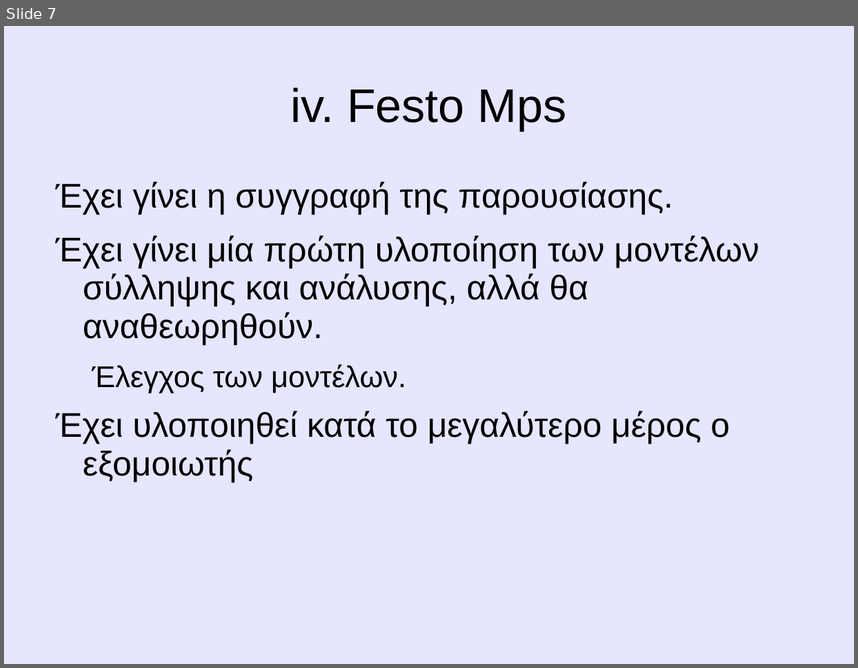
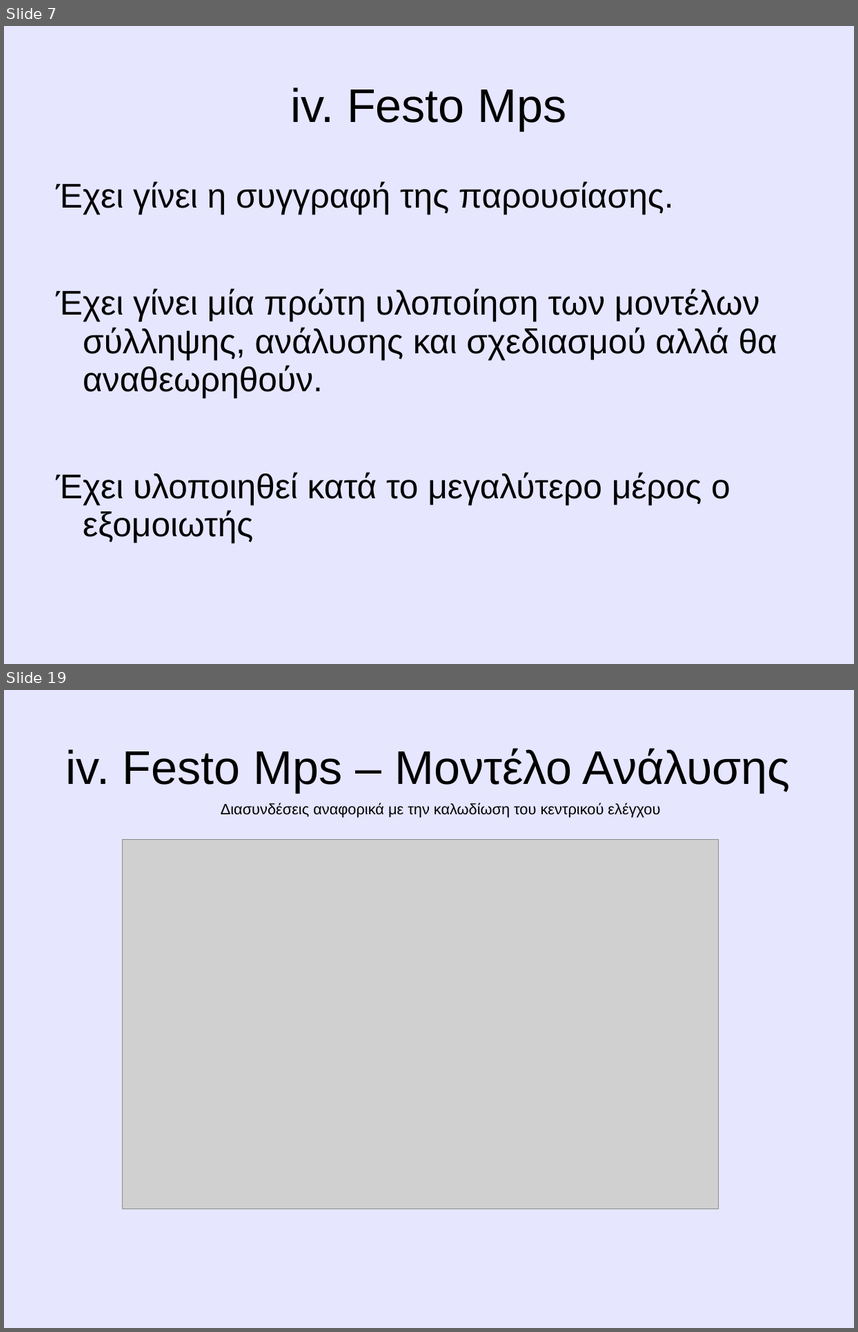
Before and after one commit to amolofos/Thesis, a slide deck: Παρουσίαση/ΠαρουσίασηΔιπλωματικής[08-2012].ppt. Shown one above the other, each under a label of ours: slide 7 before the commit, slides 7 and 19 after it; the slides between them are not shown. The pictures are 858x668 and 858x1332 pixels, drawn with LibreOffice and Linux fonts; fonts in the diff are those of the drawing; grey boxes stand for pictures. Boxes give left, top, right and bottom in pixels: in the first picture for what was removed or moved away, otherwise in the second. Text is boxed around its words. In the diff, an @@ line names an element or a change of style, - is before the commit and + after.

```diff
--- a/Παρουσίαση/ΠαρουσίασηΔιπλωματικής[08-2012].ppt
+++ b/Παρουσίαση/ΠαρουσίασηΔιπλωματικής[08-2012].ppt
@@ slide 19 added at (4,690,854,1328), background #E6E6FF @@
@@ title added at (66,748,791,793), 44 pt, text #000000 @@
+iv. Festo Mps – Μοντέλο Ανάλυσης
@@ text added at (221,802,660,818), 14 pt, text #000000 @@
+Διασυνδέσεις αναφορικά με την καλωδίωση του κεντρικού ελέγχου
@@ picture added at (122,839,718,1208) @@
@@ slide 7 changed as well @@
@@ text at (56,288,777,398): text changed @@
-Έχει γίνει μία πρώτη υλοποίηση των μοντέλων σύλληψης και ανάλυσης, αλλά θα αναθεωρηθούν.
-  Έλεγχος των μοντέλων.
+Έχει γίνει μία πρώτη υλοποίηση των μοντέλων σύλληψης, ανάλυσης και σχεδιασμού αλλά θα αναθεωρηθούν.
```
Also in this commit, not shown: 4 other slides changed, 23 other slides added, 19 other files.
